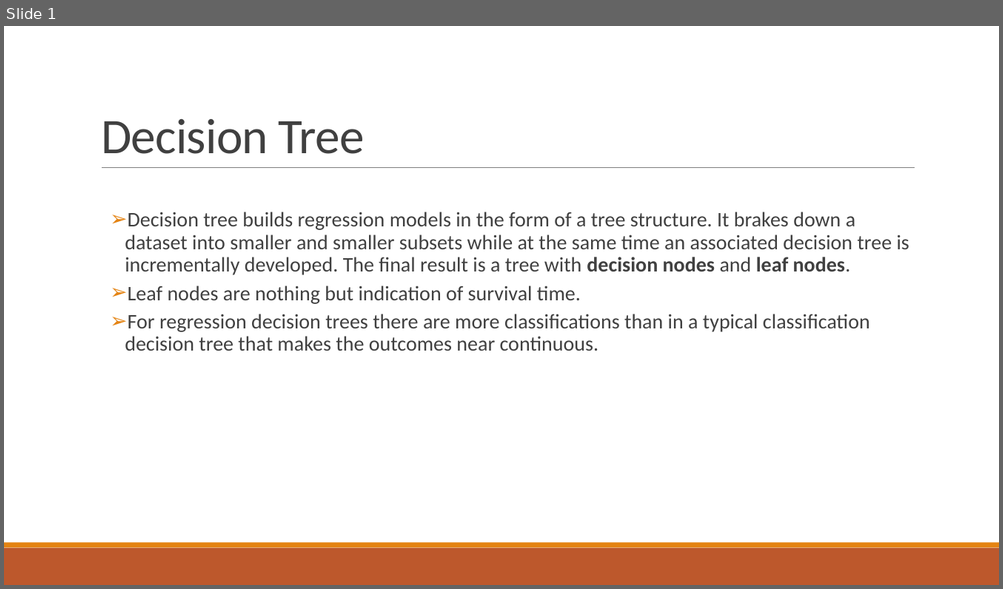
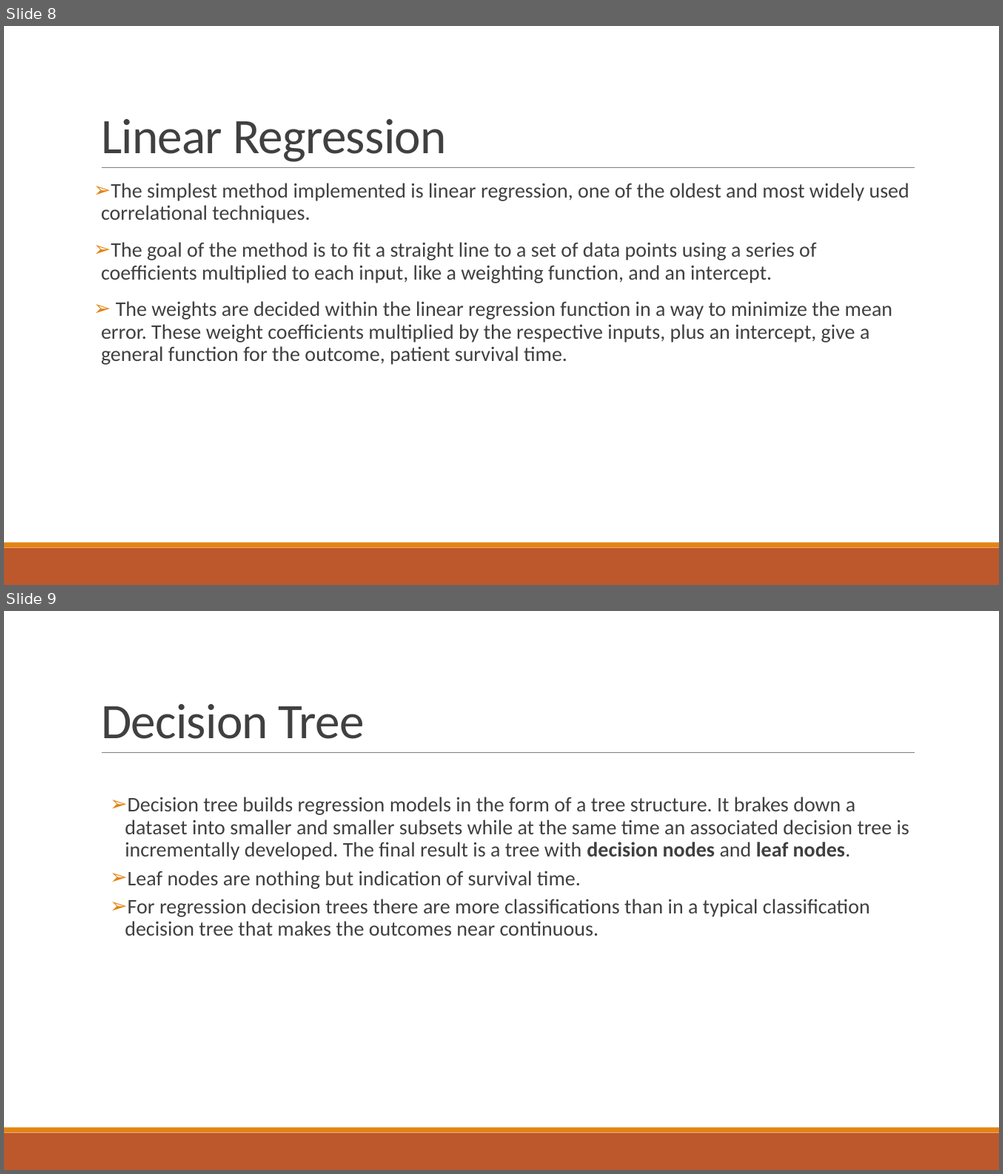
Before and after one commit to HarshCic/Minor-Project, a slide deck: Report & PPT/MinorProject.pptx. Shown one above the other, each under a label of ours: slide 1 before the commit, slides 8 and 9 after it. The pictures are 1003x589 and 1003x1174 pixels, drawn with LibreOffice and Linux fonts; fonts in the diff are those of the drawing. Boxes give left, top, right and bottom in pixels: in the first picture for what was removed or moved away, otherwise in the second. Text is boxed around its words. In the diff, an @@ line names an element or a change of style, - is before the commit and + after.

```diff
--- a/Report & PPT/MinorProject.pptx
+++ b/Report & PPT/MinorProject.pptx
@@ slide 8 added at [4,26,999,585], background #FFFFFF; not listed: 3 template elements that a slide beside it also shows @@
@@ title added at [101,119,447,162], 48 pt, text #404040 @@
+Linear Regression
@@ text added at [101,183,909,365], 20 pt, text #404040 @@
+➢ The simplest method implemented is linear regression, one of the oldest and most widely used correlational techniques.
+➢ The goal of the method is to fit a straight line to a set of data points using a series of coefficients multiplied to each input, like a weighting function, and an intercept.
+➢ The weights are decided within the linear regression function in a way to minimize the mean error. These weight coefficients multiplied by the respective inputs, plus an intercept, give a general function for the outcome, patient survival time.
@@ what was slide 1 is now slide 9 @@
```
Also in this commit, not shown: 2 slides changed, 11 other slides added, 1 other file.
